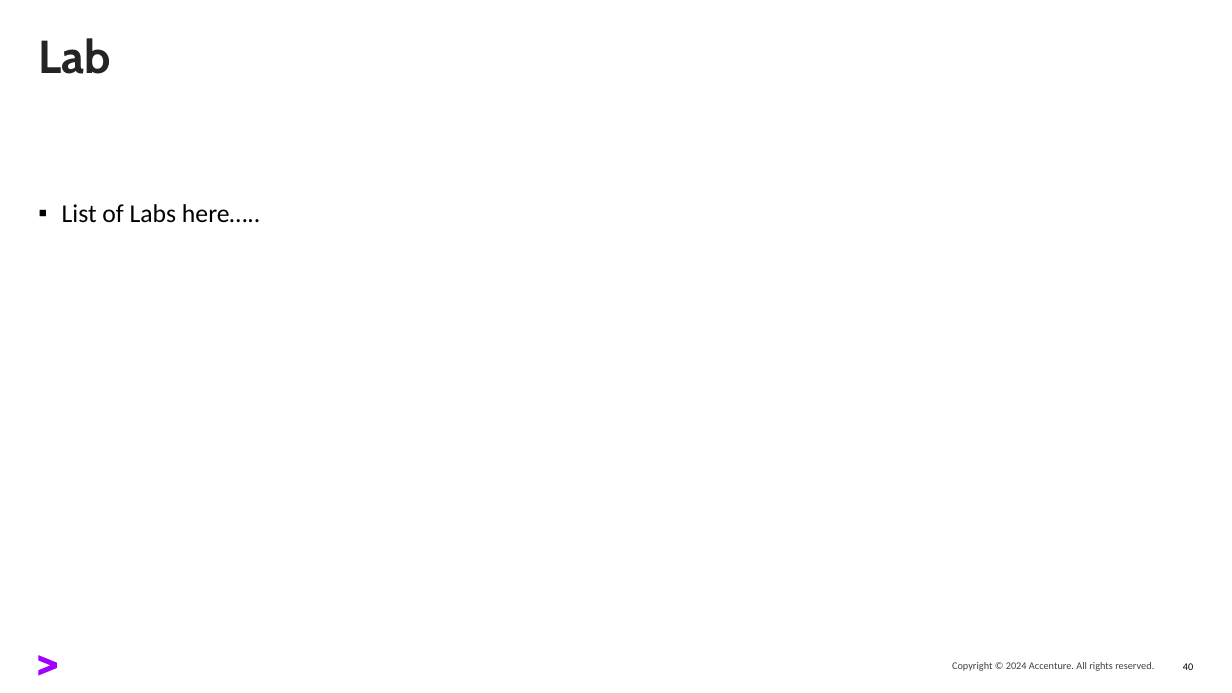
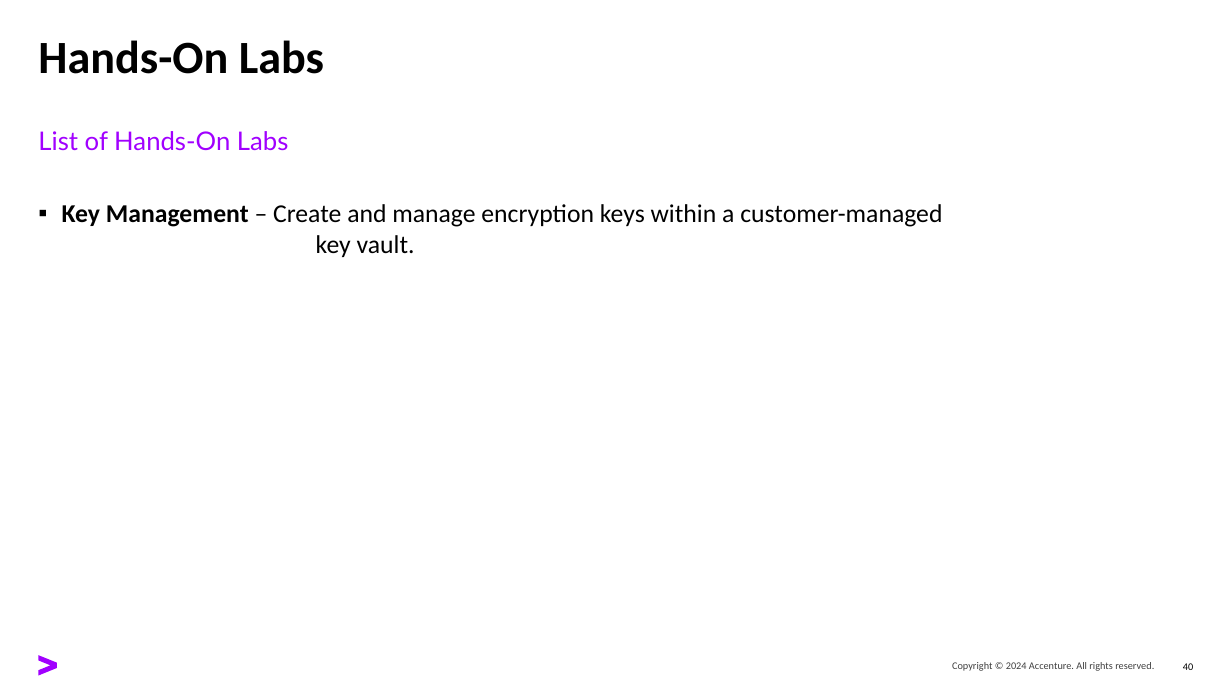
Before and after one commit to oehrlis/oci-sec-ws, a slide deck: slide 40 of ppt/01_Basics.pptx. Drawn at 1232x693 pixels with LibreOffice and Linux fonts; fonts in the diff are those of the drawing. Boxes give left, top, right and bottom in pixels: in the first picture for what was removed or moved away, otherwise in the second. Text is boxed around its words. In the diff, an @@ line names an element or a change of style, - is before the commit and + after.

Commit message:
update slides

```diff
--- a/ppt/01_Basics.pptx
+++ b/ppt/01_Basics.pptx
@@ title at [38, 40, 324, 74]: text changed; font Cabin to Calibri; text colour #242424 to #000000 @@
-Lab
+Hands-On Labs
@@ text added at [38, 131, 288, 151], 20 pt, text #A100FF @@
+List of Hands-On Labs
@@ text at [62, 204, 942, 257]: text changed @@
-▪ List of Labs here…..
+▪ Key Management – Create and manage encryption keys within a customer-managed
+  key vault.
```
Also in this commit, not shown: 7 slides removed, 3 other files.
